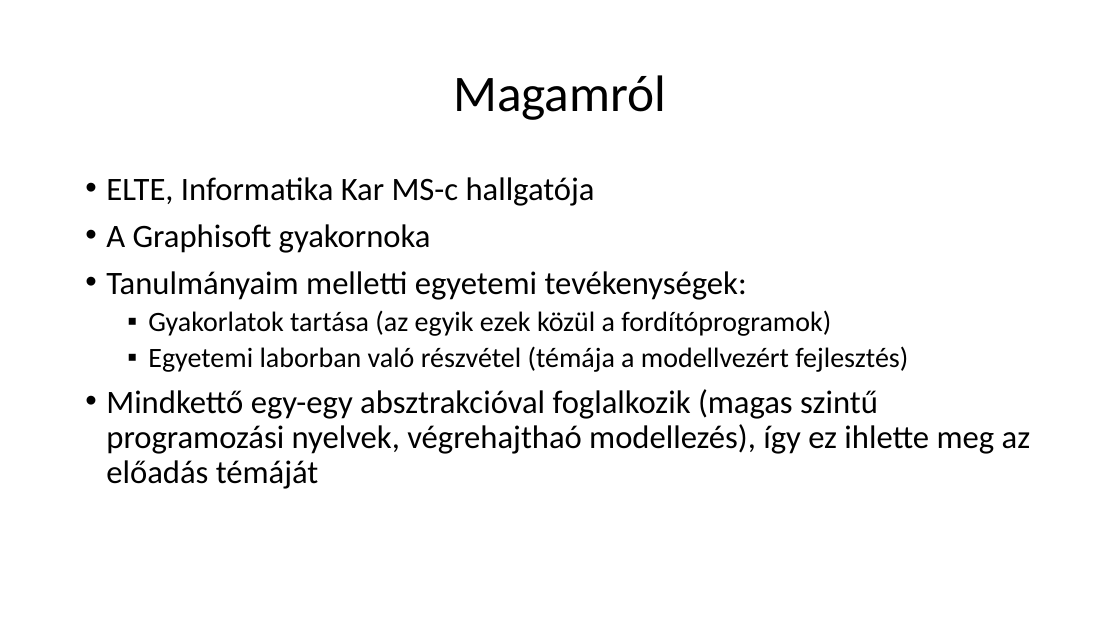
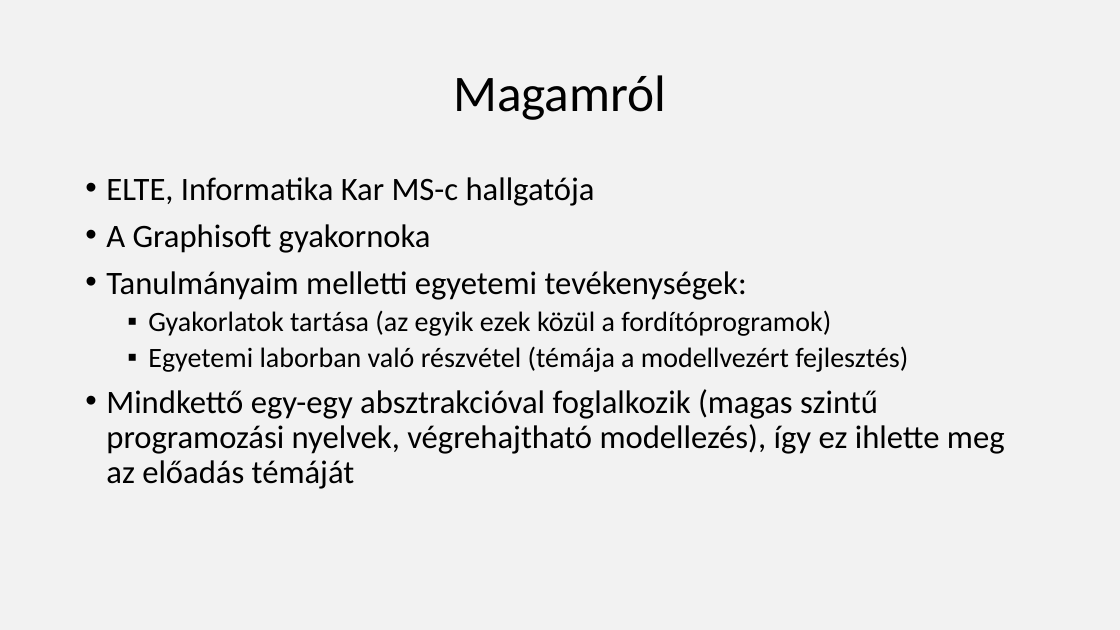
Before and after one commit to nagyandras95/Egyetem, a slide deck: slide 2 of efop/03/Absztakciós szintek a programozásban.pptx. Drawn at 1120x630 pixels with LibreOffice and Linux fonts; fonts in the diff are those of the drawing. Boxes give left, top, right and bottom in pixels: in the first picture for what was removed or moved away, otherwise in the second. Text is boxed around its words. In the diff, an @@ line names an element or a change of style, - is before the commit and + after.

```diff
--- a/efop/03/Absztakciós szintek a programozásban.pptx
+++ b/efop/03/Absztakciós szintek a programozásban.pptx
@@ background #FFFFFF to #E7E6E6 at 50% opacity @@
@@ text at (106,389,1005,489): text changed @@
-• Mindkettő egy-egy absztrakcióval foglalkozik (magas szintű programozási nyelvek, végrehajthaó modellezés), így ez ihlette meg az előadás témáját
+• Mindkettő egy-egy absztrakcióval foglalkozik (magas szintű programozási nyelvek, végrehajtható modellezés), így ez ihlette meg az előadás témáját
```
Also in this commit, not shown: 14 other slides changed, 2 slides added.
